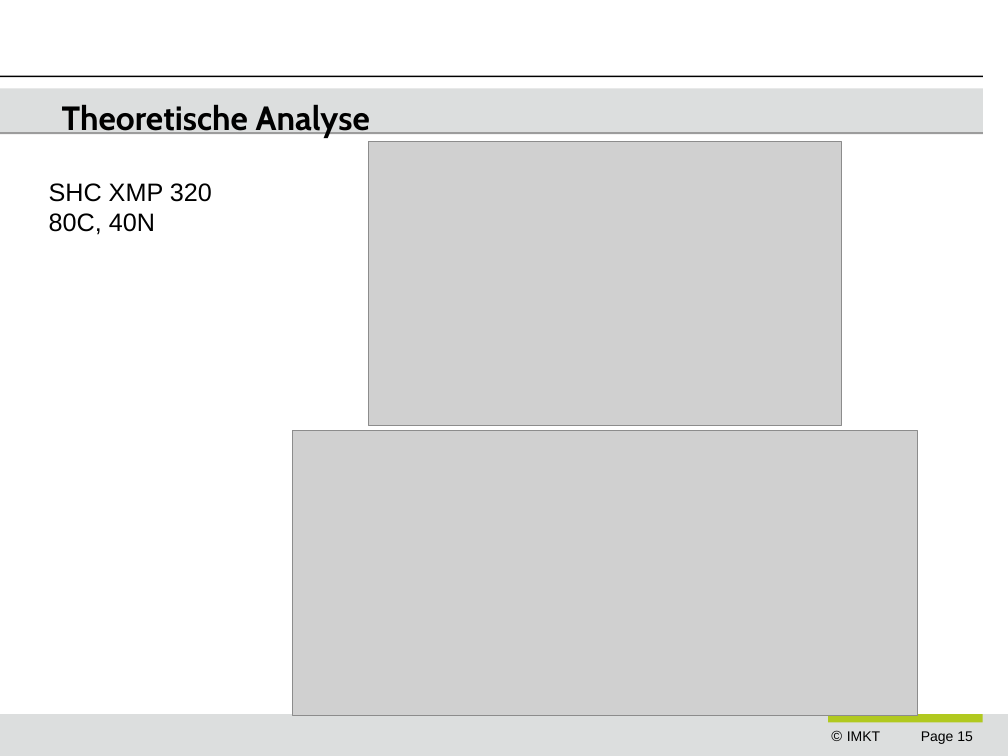
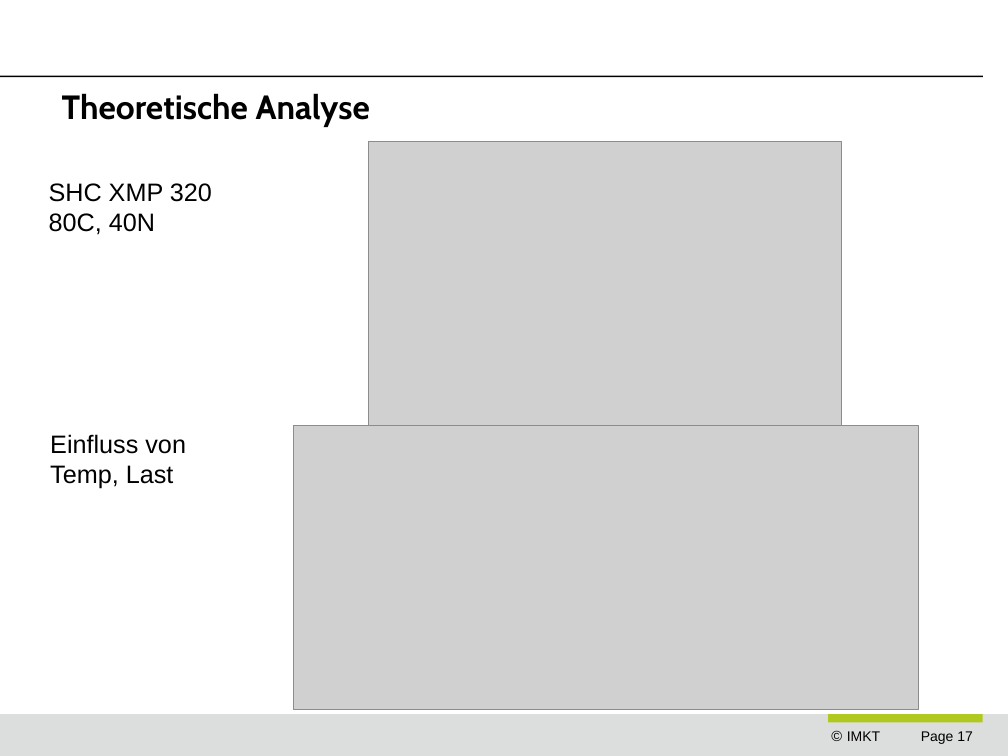
Before and after one commit to ngocminhdao88/dao_masterarbeit, a slide deck: slide 17 of presentations/dao_end_prezi.odp (slide 15 before the commit). Drawn at 1008x756 pixels with LibreOffice and Linux fonts; fonts in the diff are those of the drawing; grey boxes stand for pictures; background and template pictures are left out. Boxes give left, top, right and bottom in pixels: in the first picture for what was removed or moved away, otherwise in the second. Text is boxed around its words. In the diff, an @@ line names an element or a change of style, - is before the commit and + after.

Commit message:
added some picture to the end presentation

```diff
--- a/presentations/dao_end_prezi.odp
+++ b/presentations/dao_end_prezi.odp
@@ rounded rectangle removed at <box>0,89,983,132</box> @@
@@ title "Theoretische Analyse": place and size @@
-title "Theoretische Analyse" at <box>62,104,370,138</box>
+title "Theoretische Analyse" at <box>62,93,370,127</box>
@@ text added at <box>50,434,186,489</box>, 18 pt, text #000000 @@
+Einfluss von
+Temp, Last
@@ picture: place and size @@
-picture at <box>292,431,917,716</box>
+picture at <box>293,425,918,710</box>
@@ page number at <box>921,731,973,744</box>: text changed @@
-Page 15
+Page 17
```
Also in this commit, not shown: 17 other slides changed, 4 slides added, 2 slides removed, 3 other files.
